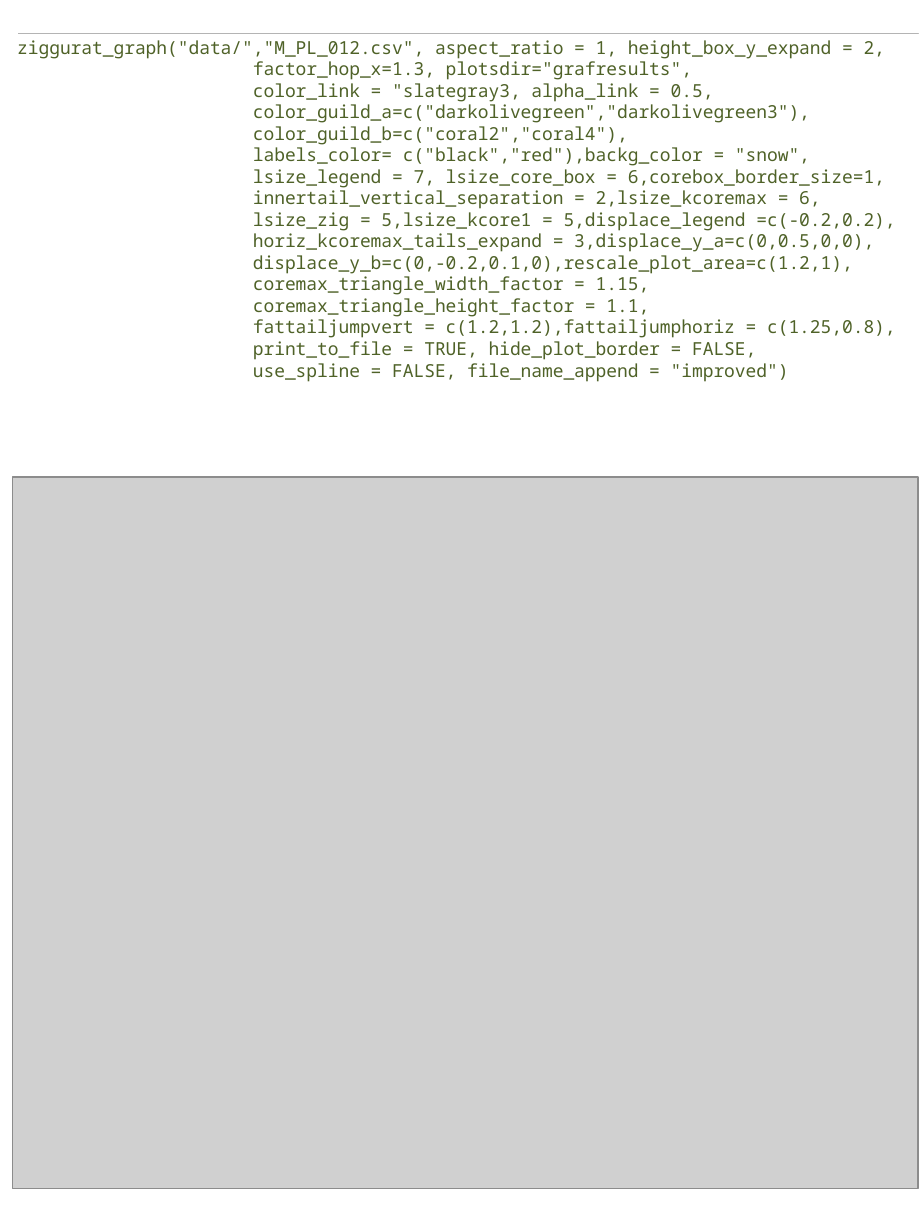
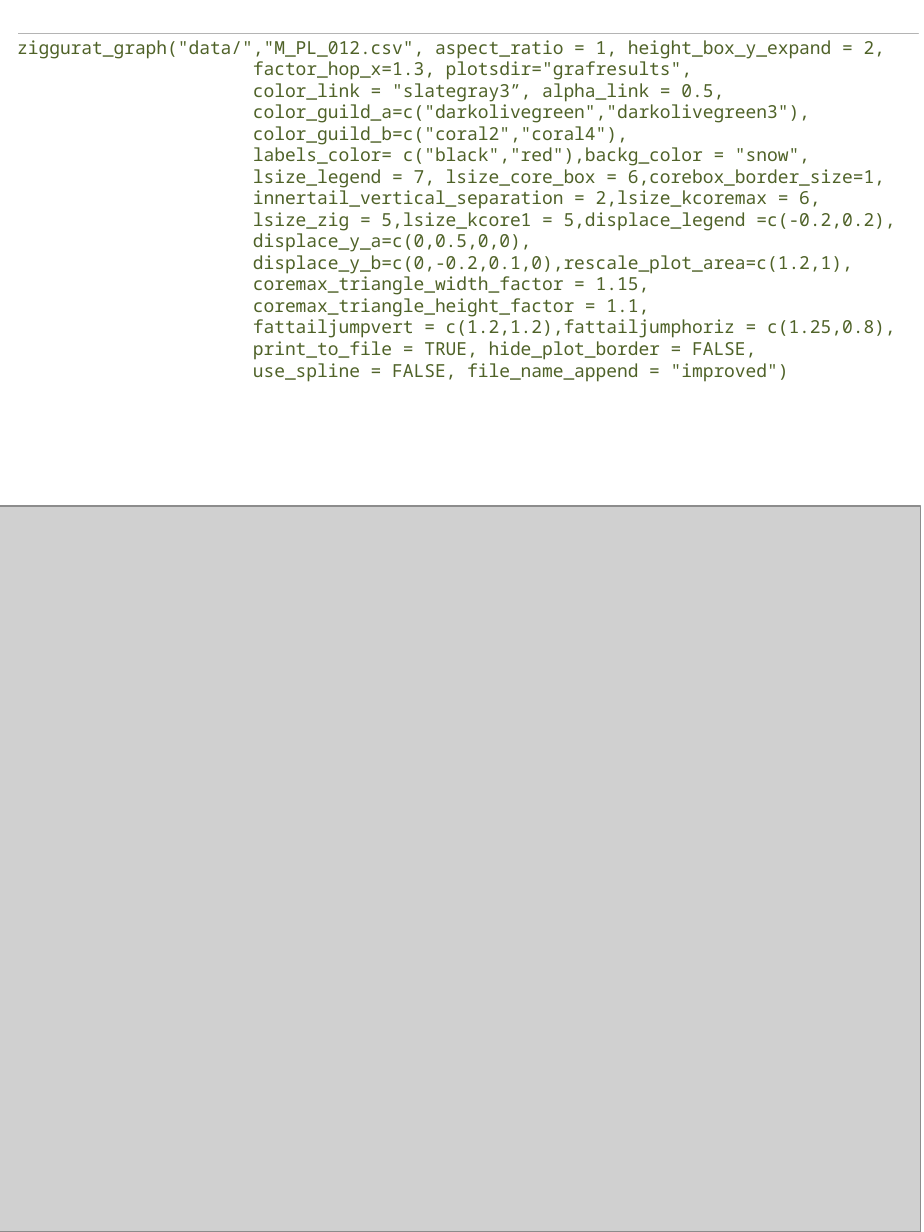
Before and after one commit to jgalgarra/kcorebip, a slide deck: slide 1 of mansrc/M_PL_012_ziggurat_improved.pptx. Drawn at 924x1232 pixels with LibreOffice and Linux fonts; fonts in the diff are those of the drawing; grey boxes stand for pictures. Boxes give left, top, right and bottom in pixels: in the first picture for what was removed or moved away, otherwise in the second. Text is boxed around its words. In the diff, an @@ line names an element or a change of style, - is before the commit and + after.

```diff
--- a/mansrc/M_PL_012_ziggurat_improved.pptx
+++ b/mansrc/M_PL_012_ziggurat_improved.pptx
@@ text at bbox=[253, 83, 724, 102]: text changed @@
-color_link = "slategray3, alpha_link = 0.5,
+color_link = "slategray3”, alpha_link = 0.5,
@@ text at bbox=[253, 233, 532, 252]: text changed @@
-horiz_kcoremax_tails_expand = 3,displace_y_a=c(0,0.5,0,0),
+displace_y_a=c(0,0.5,0,0),
@@ picture: place and size @@
-picture at bbox=[12, 477, 918, 1188]
+picture at bbox=[0, 506, 920, 1232]
```
Also in this commit, not shown: 16 other files.
